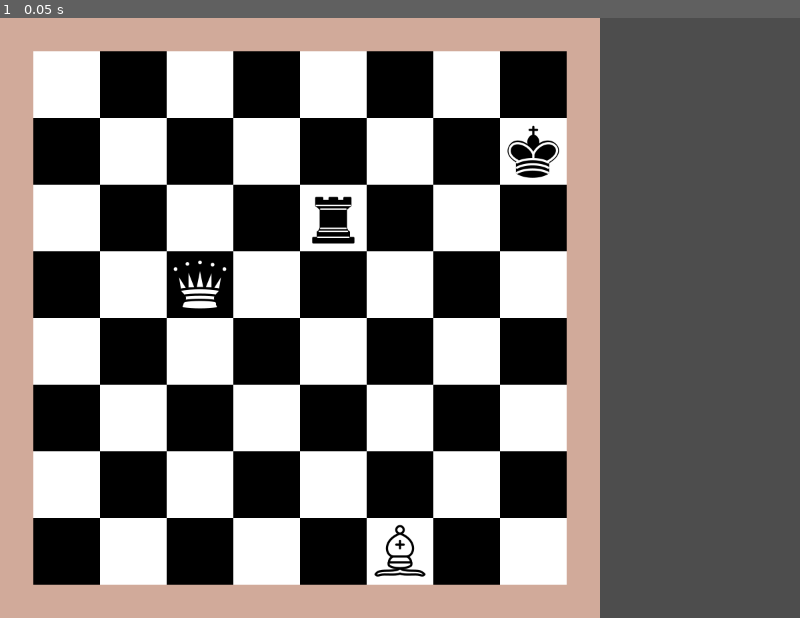
Above: before the commit, frame 1.
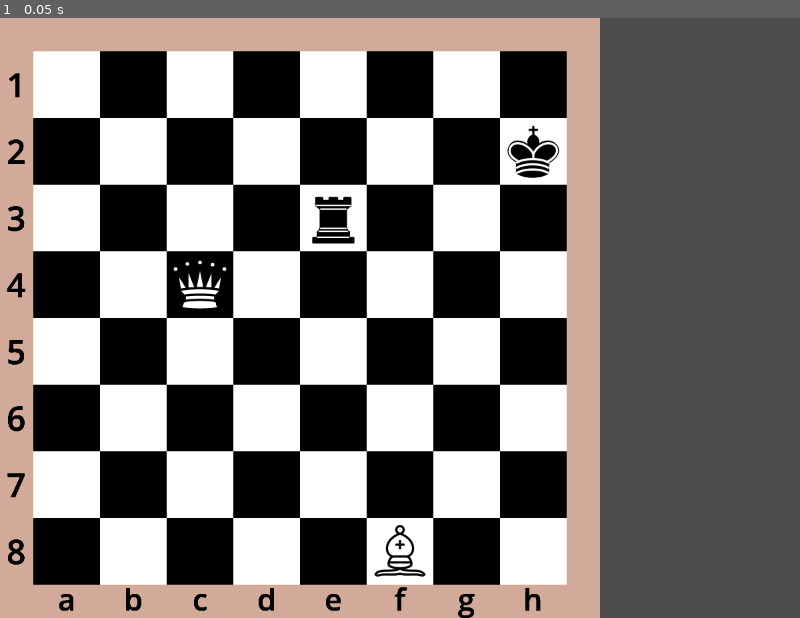
Above: after the commit, the same moment.

Repository: Hunter-1/Godot-Chess
Game: Godot game, scene res://game.tscn
Two runs of this game, one before a commit and one after it. Both use one fixed random seed, a clock stepped at 60 frames per second and the inputs below.
Inputs:
- Up to frame 1 (0.05 s): no input

The runs differ from the first frame. In frame 1, 0.7% of the frame differs, in the area x 0-68%, y 9-100%.

Commit message:
Markings
Added Markings

Diff:
--- a/board.gd
+++ b/board.gd
@@ -1,7 +1,7 @@
 extends Area2D
 
-
-
+var letMarking = []
+var numMarkings = []
 var Squares = []
 var size: int = 8
 
@@ -19,6 +19,12 @@
 			row.append(square)
 			square.connect("piece_clicked",self._on_piece_clicked)
 			square.connect("square_clicked", self._on_square_clicked)
+			var numMarking = preload("res://markings.tscn").instantiate()
+			numMarking.initialize(j,-1)
+			add_child(numMarking)
+			var letMarking = preload("res://let_markings.tscn").instantiate()
+			letMarking.initialize(9,j)
+			add_child(letMarking)
 
 		Squares.append(row)
 	add_piece(create_piece(2,0),7,5)
@@ -26,7 +32,6 @@
 	add_piece(create_piece(1,0),3,2)
 	add_piece(create_piece(0,1),1,7)
 	move_piece(2,5,2,4)
-
 
 
 func move_piece(oldRow: int, oldCol: int, newRow: int, newCol: int):
--- /dev/null
+++ b/let_markings.gd
@@ -0,0 +1,29 @@
+extends Node2D
+
+var boardPosition: Vector2i
+
+var offsetCol = 50
+var offsetRow = 50
+var width = 100
+
+var alphabet = ["a", "b", "c", "d", "e", "f", "g", "h"]
+
+func initialize(row: int, col: int):
+	$Letters.text = alphabet[col]
+	boardPosition = Vector2i(col,row)
+	position = _get_markingPosition()
+
+
+# Called when the node enters the scene tree for the first time.
+func _ready():
+	pass
+
+func get_boardPosition():
+	return boardPosition
+
+func _get_markingPosition():
+	return Vector2(offsetCol + boardPosition.x * width, offsetRow + boardPosition.y * width)
+
+# Called every frame. 'delta' is the elapsed time since the previous frame.
+func _process(delta):
+	pass
--- /dev/null
+++ b/let_markings.tscn
@@ -0,0 +1,24 @@
+[gd_scene load_steps=2 format=3 uid="uid://bfva4ewon8hyh"]
+
+[ext_resource type="Script" path="res://let_markings.gd" id="1_764vv"]
+
+[node name="letMarkings" type="Node2D"]
+script = ExtResource("1_764vv")
+
+[node name="Letters" type="Label" parent="."]
+custom_minimum_size = Vector2(100, 0)
+anchors_preset = 8
+anchor_left = 0.5
+anchor_top = 0.5
+anchor_right = 0.5
+anchor_bottom = 0.5
+offset_top = -114.0
+offset_right = 100.0
+offset_bottom = -42.0
+grow_horizontal = 2
+grow_vertical = 2
+theme_override_colors/font_color = Color(0, 0, 0, 1)
+theme_override_font_sizes/font_size = 45
+text = "a"
+horizontal_alignment = 1
+vertical_alignment = 1
--- /dev/null
+++ b/markings.gd
@@ -0,0 +1,29 @@
+extends Node2D
+
+var boardPosition: Vector2i
+
+var offsetCol = 50
+var offsetRow = 50
+var width = 100
+
+
+
+func initialize(row: int, col: int):
+	$Numbers.text = str(row + 1)
+	boardPosition = Vector2i(col,row)
+	position = _get_markingPosition()
+
+
+# Called when the node enters the scene tree for the first time.
+func _ready():
+	pass
+
+func get_boardPosition():
+	return boardPosition
+
+func _get_markingPosition():
+	return Vector2(offsetCol + boardPosition.x * width, offsetRow + boardPosition.y * width)
+
+# Called every frame. 'delta' is the elapsed time since the previous frame.
+func _process(delta):
+	pass
--- /dev/null
+++ b/markings.tscn
@@ -0,0 +1,18 @@
+[gd_scene load_steps=2 format=3 uid="uid://bub1pfbaa41et"]
+
+[ext_resource type="Script" path="res://markings.gd" id="1_h87oh"]
+
+[node name="numMarkings" type="Node2D"]
+script = ExtResource("1_h87oh")
+
+[node name="Numbers" type="Label" parent="."]
+custom_minimum_size = Vector2(29, 100)
+offset_left = 60.0
+offset_right = 89.0
+offset_bottom = 100.0
+theme_override_colors/font_color = Color(0, 0, 0, 1)
+theme_override_font_sizes/font_size = 50
+text = "1"
+horizontal_alignment = 1
+vertical_alignment = 1
+metadata/_edit_use_anchors_ = true
--- a/project.godot
+++ b/project.godot
@@ -20,6 +20,10 @@
 window/size/viewport_width=1200
 window/size/viewport_height=900
 
+[dotnet]
+
+project/assembly_name="Chess"
+
 [input]
 
 Click={
